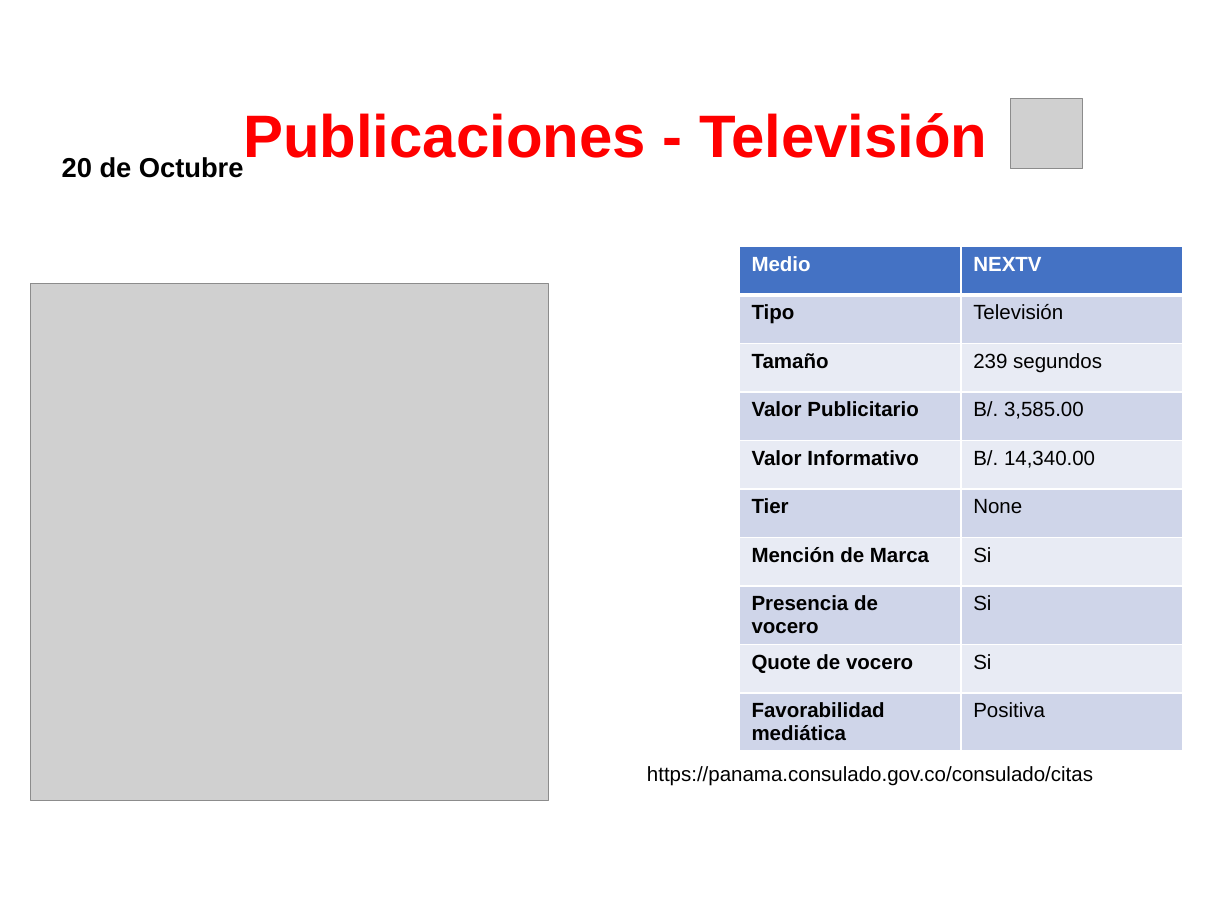
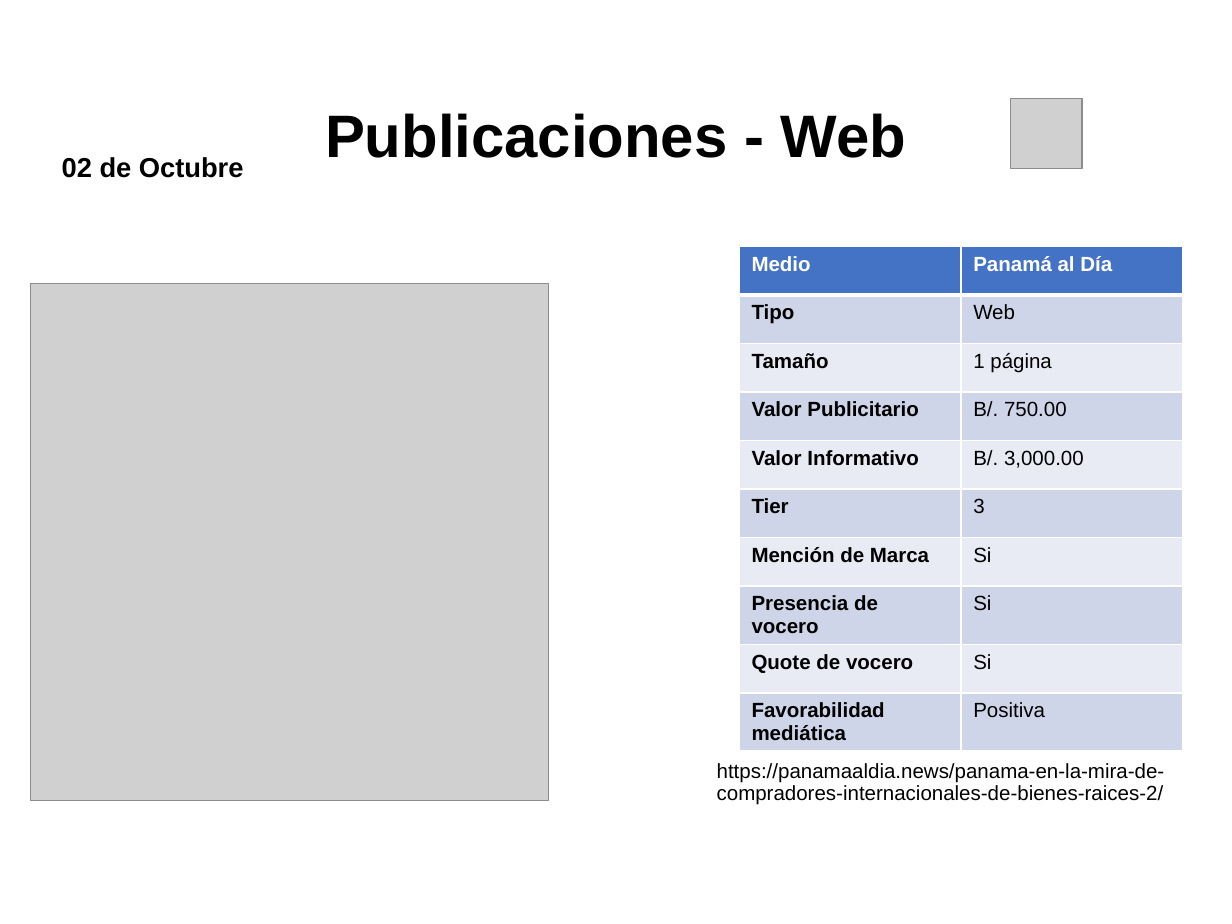
Before and after one commit to dgarci23/Report-Generator, a slide deck: slide 1 of Presentacion Terminada.pptx (slide 7 before the commit). Drawn at 1232x924 pixels with LibreOffice and Linux fonts; fonts in the diff are those of the drawing; grey boxes stand for pictures; background and template pictures are left out. Boxes give left, top, right and bottom in pixels: in the first picture for what was removed or moved away, otherwise in the second. Text is boxed around its words. In the diff, an @@ line names an element or a change of style, - is before the commit and + after.

```diff
--- a/Presentacion Terminada.pptx
+++ b/Presentacion Terminada.pptx
@@ title at <box>325,113,906,158</box>: text changed; text colour #FF0000 to #000000 @@
-Publicaciones - Televisión
+Publicaciones - Web
@@ text at <box>62,157,244,178</box>: text changed @@
-20 de Octubre
+02 de Octubre
@@ table at <box>739,246,1183,745</box> @@
-row 1, column 2: NEXTV
+row 1, column 2: Panamá al Día
-row 2, column 2: Televisión
+row 2, column 2: Web
-row 3, column 2: 239 segundos
+row 3, column 2: 1 página
-row 4, column 2: B/. 3,585.00
+row 4, column 2: B/. 750.00
-row 5, column 2: B/. 14,340.00
+row 5, column 2: B/. 3,000.00
-row 6, column 2: None
+row 6, column 2: 3
@@ text at <box>717,763,1165,805</box>: text changed @@
-https://panama.consulado.gov.co/consulado/citas
+https://panamaaldia.news/panama-en-la-mira-de-compradores-internacionales-de-bienes-raices-2/
```
Also in this commit, not shown: 21 other slides changed, 6 slides removed, 5 other files.
